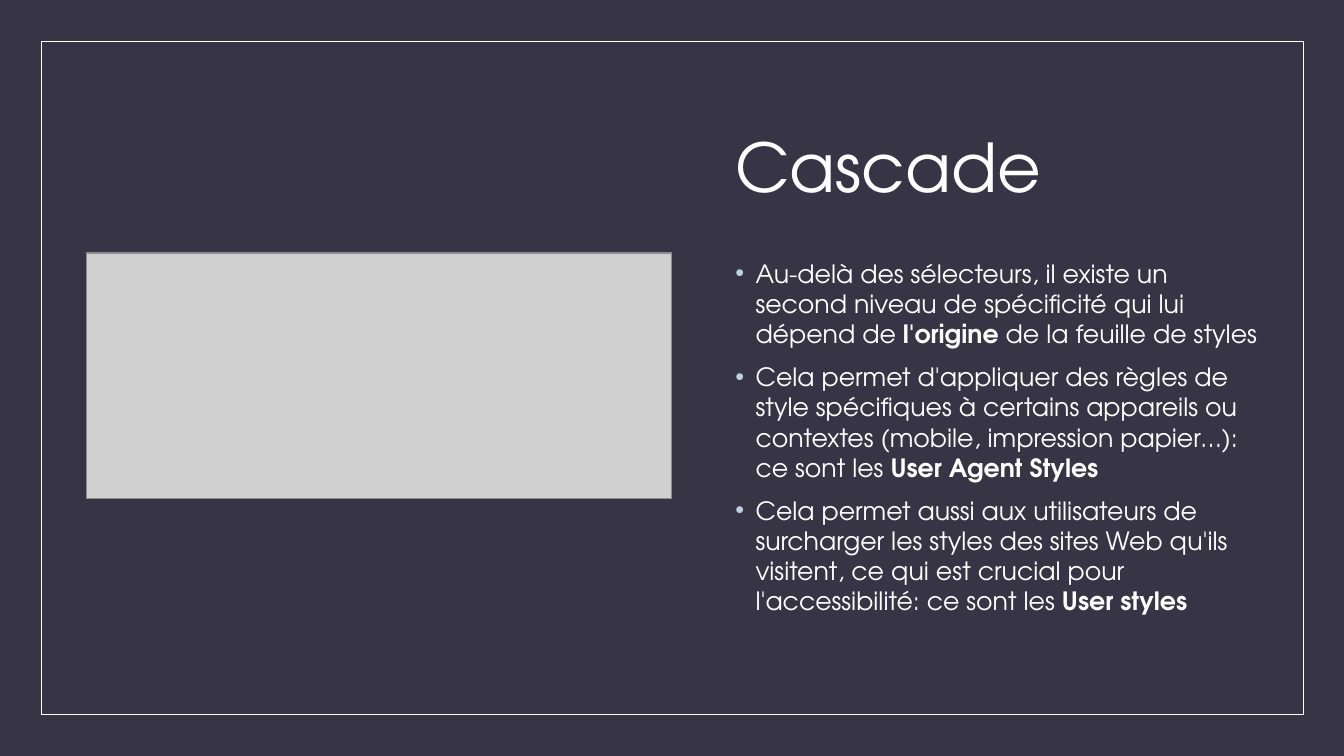
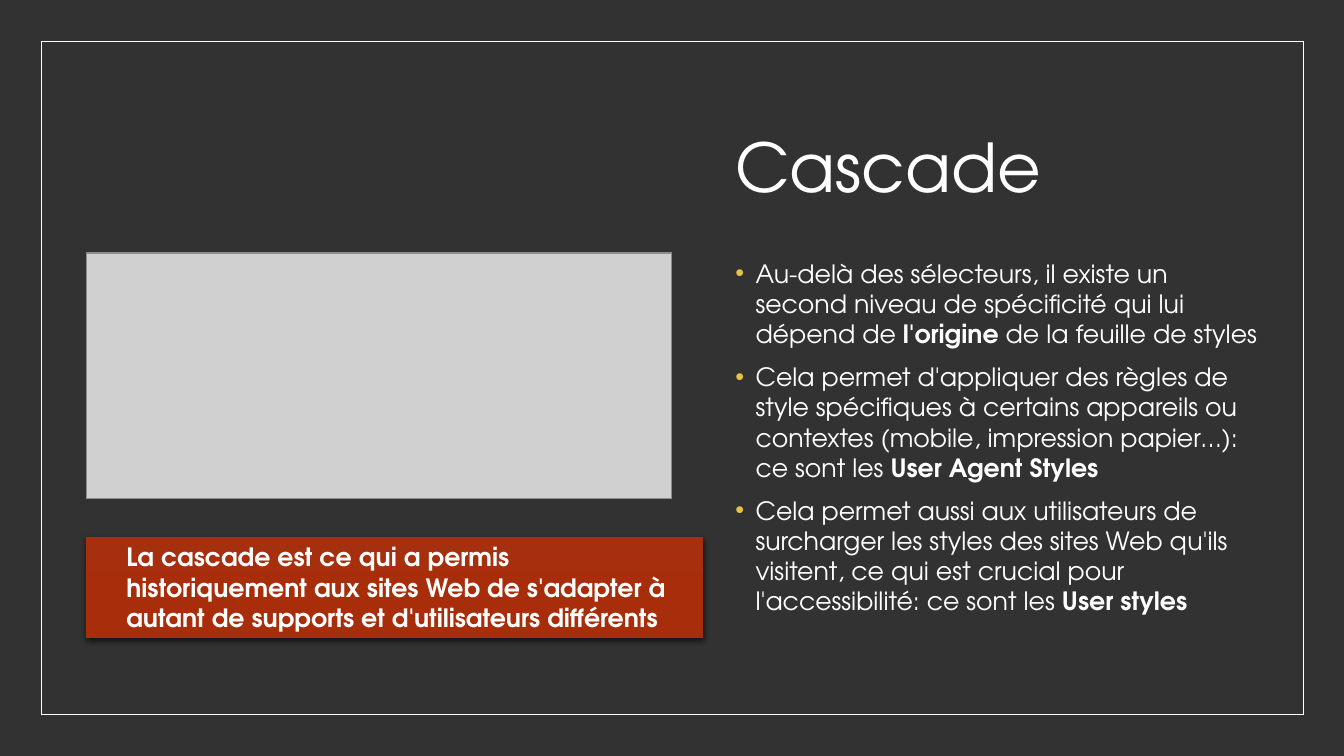
Before and after one commit to worldline/html-css-training, a slide deck: slide 7 of presenter_fr.pptx (slide 8 before the commit). Drawn at 1344x756 pixels with LibreOffice and Linux fonts; fonts in the diff are those of the drawing; grey boxes stand for pictures. Boxes give left, top, right and bottom in pixels: in the first picture for what was removed or moved away, otherwise in the second. Text is boxed around its words. In the diff, an @@ line names an element or a change of style, - is before the commit and + after.

```diff
--- a/presenter_fr.pptx
+++ b/presenter_fr.pptx
@@ background #373545 to #323232 @@
@@ text "Au-delà des sélecteurs, il existe ..." at [756, 264, 1257, 615]: bullet colour #BCD0E0 to #E5C243 @@
@@ rectangle added at [87, 536, 704, 638], fill gradient #A5300F to #A82E0B to #A72D0B, 18 pt, text #FFFFFF, bold @@
+  La cascade est ce qui a permis historiquement aux sites Web de s'adapter à autant de supports et d'utilisateurs différents
```
Also in this commit, not shown: 6 other slides changed, 5 slides added, 1 slide removed, 3 other files.
